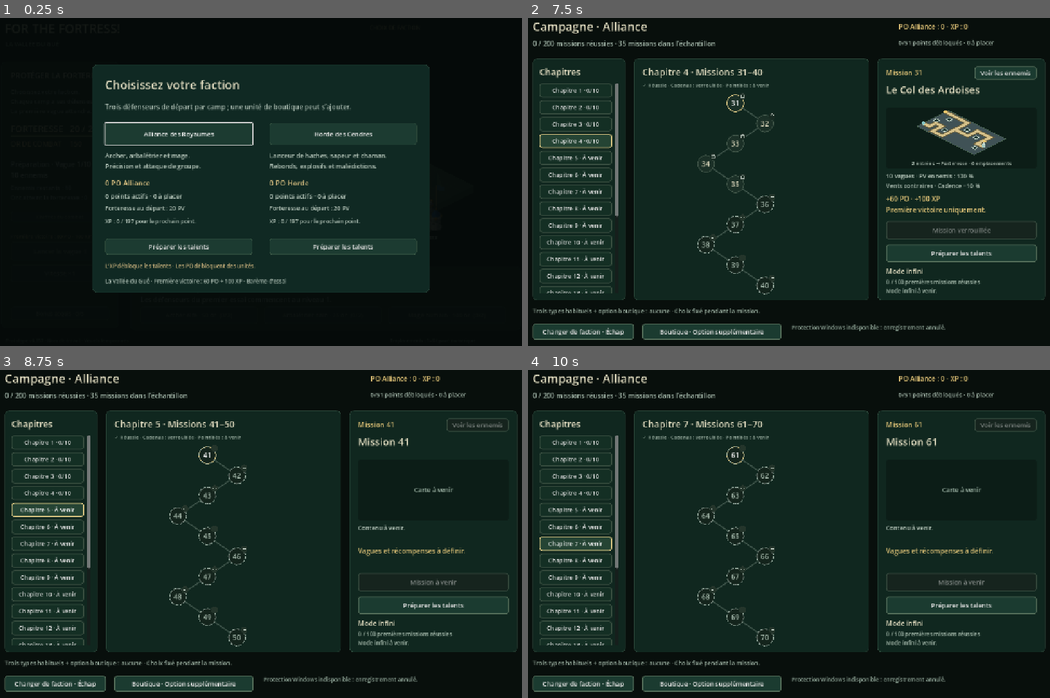
Above: before the commit, frames 1-4 (two rows, left to right).
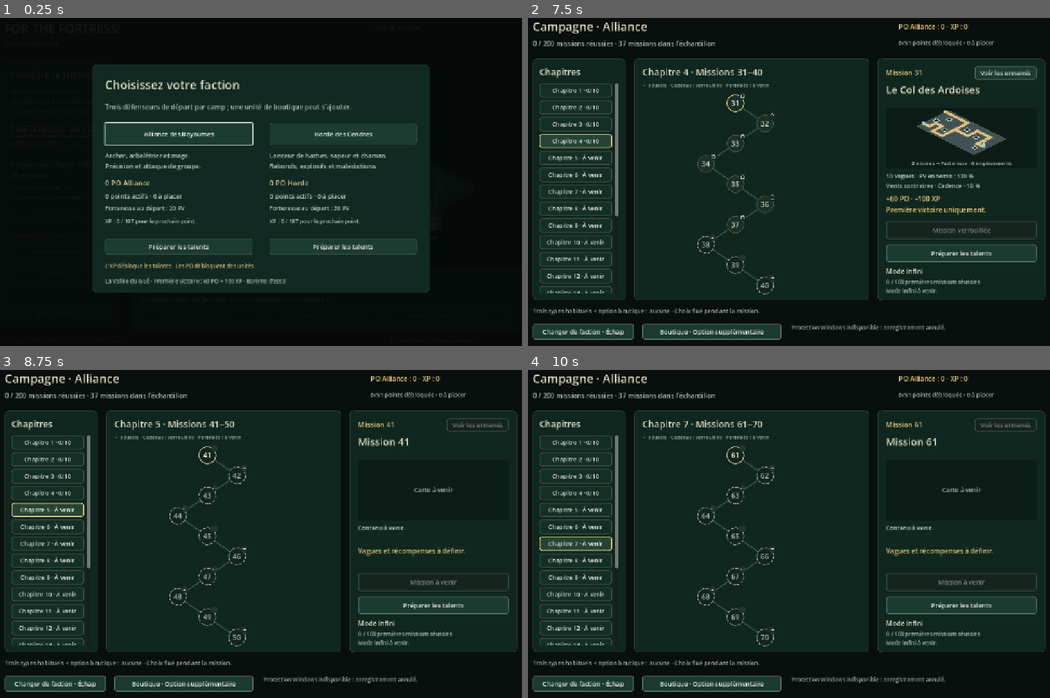
Above: after the commit, the same moments.

Repository: tomy1up/For-The-Fortress
Game: Godot game, scene res://scenes/main.tscn
The game is run twice, just before and just after one commit, with the same random seed, the same clock (stepped at 60 frames per second) and the same inputs.
Inputs:
- Up to frame 1 (0.25 s): no input
- Up to frame 2 (7.5 s): click "Alliance des Royaumes" at 0.5 s; click "Jouer la mission 1" at 1.25 s; click "Jouer la mission 1" at 2 s; click "Horde des Cendres" at 2.75 s; click "Préparer les talents" at 3.5 s; click "Préparer les talents" at 4.25 s; click "Chapitre 1 · 0/10" at 5 s; click "Chapitre 2 · 0/10" at 5.75 s; click "Chapitre 3 · 0/10" at 6.5 s; click "Chapitre 4 · 0/10" at 7.25 s
- Up to frame 3 (8.75 s): click "Chapitre 5 · À venir" at 8 s
- Up to frame 4 (10 s): click "Chapitre 6 · À venir" at 8.75 s; click "Chapitre 7 · À venir" at 9.5 s

The runs differ from the first frame. In frame 2, less than 0.1% of the frame differs, in the area x 18-48%, y 6-66%; in frame 3, less than 0.1%; in frame 4, less than 0.1%.

Commit message:
release: add headwinds missions 36 and 37 in v0.158

Diff:
--- a/prototype/project.godot
+++ b/prototype/project.godot
@@ -3,7 +3,7 @@
 
 [application]
 config/name="For the Fortress! — La Vallée du Gué"
-config/version="0.157"
+config/version="0.158"
 run/main_scene="res://scenes/main.tscn"
 config/features=PackedStringArray("4.7", "GL Compatibility")
 
--- a/prototype/scripts/campaign_catalogue.gd
+++ b/prototype/scripts/campaign_catalogue.gd
@@ -24,7 +24,7 @@
 		var titles: Array[String] = ["La Vallée du Gué","Le Bois du Gué","Les Hauts du Gué","Les Détours du Gué","La Clairière du Gué","Le Défilé du Gué","Les Lacets du Gué","Le Sentier du Gué","Les Abords du Gué","Les Remparts du Gué"]
 		result.merge({"title":titles[(number-1)%10],"available":true,"map_id":maps[(number-1)%10],"hp_percent":99+number,"po":60,"xp":100,"waves":10},true)
 		if number > 10: result.wave_set_id = "ford_banks"
-	elif number <= 35:
+	elif number <= 37:
 		var maps: Array[String] = ["slate_pass","slate_ridges","slate_scree","slate_ravine","slate_gates","slate_crossing","slate_laces","slate_cirque","slate_high_passages","slate_bastion"]
 		var titles: Array[String] = ["Le Col des Ardoises","Les Crêtes des Ardoises","Les Éboulis des Ardoises","Le Ravin des …(182 unchanged characters)…
 		result.merge({"title":titles[(number-21)%10],"available":true,"map_id":maps[(number-21)%10],"hp_percent":99+number,"po":60,"xp":100,"waves":10},true)
--- a/prototype/scripts/main.gd
+++ b/prototype/scripts/main.gd
@@ -776,7 +776,7 @@
 	var mountain_number := 21
 	if variant.begins_with("ridges"): mountain_number = 22
 	if variant.begins_with("mountain"):
-		mountain_number = clampi(variant.trim_prefix("mountain").trim_suffix("play").to_int(),23,35)
+		mountain_number = clampi(variant.trim_prefix("mountain").trim_suffix("play").to_int(),23,37)
 	if (variant.begins_with("terrain") and variant.trim_prefix("terrain").is_valid_int()) or mountain_preview:
 		var target := mountain_number if mountain_preview else clampi(int(variant.trim_prefix("terrain")),2,10)
 		for number in range(1,target):
--- a/prototype/scripts/valley_model.gd
+++ b/prototype/scripts/valley_model.gd
@@ -191,7 +191,7 @@
 	action_history.append(entry)
 
 static func valid_enemy_hp_percent(value: Variant) -> bool:
-	return (value is int or value is float) and is_finite(float(value)) and value == floorf(float(value)) and value >= 100 and value <= 134
+	return (value is int or value is float) and is_finite(float(value)) and value == floorf(float(value)) and value >= 100 and value <= 136
 
 func configure_combat_affix(value: Variant) -> bool:
 	if not value is Dictionary or not action_history.is_empty() or phase != "preparation" or wave != 1 or gold != INITIAL_GOLD: return false
--- a/prototype/tests/test_campaign_preview.gd
+++ b/prototype/tests/test_campaign_preview.gd
@@ -37,7 +37,7 @@
 		screen.refresh();screen._select(1)
 		check(screen.terrain_preview.definition.id == "ford_woods" and not screen.start_button.disabled,"La même carte devient jouable après le succès requis")
 		before = JSON.stringify(p.data)
-		screen._chapter(4);screen._select(5)
+		screen._chapter(4);screen._select(7)
 		check(screen.terrain_preview.definition.is_empty() and screen.terrain_preview.geometry().is_empty() and screen.start_button.disabled,"Un contenu à venir n’emprunte pas le terrain du Gué ni celui précédemment consulté")
 		screen._chapter(20);screen._select(9)
 		check(screen.terrain_preview.geometry().is_empty() and JSON.stringify(p.data) == before,"Les chapitres futurs restent sans terrain inventé et sans effet sur les acquis")
--- a/prototype/tests/test_campaign_progress.gd
+++ b/prototype/tests/test_campaign_progress.gd
@@ -15,8 +15,8 @@
 		var id: String = Catalogue.id_for(number);var definition: Dictionary = Catalogue.definition(number)
 		check(not ids.has(id) and Catalogue.number_for(id) == number,"Identifiant de mission unique et stable sur les deux cents positions")
 		ids[id] = true
-		if number > 35: check(not definition.available and not definition.has("po") and not definition.has("xp") and Catalogue.runtime(id).is_empty(),"Contenu absent non jouable, sans récompense inventée")
-	check(Catalogue.available_count() == 35 and Catalogue.runtime("campaign.001") == {"id":"campaign.001","po":60,"xp":100,"waves":10,"map_id":"valley_ford","hp_percent":100},"La mission du Gué et ses gains de référence restent inchangés")
+		if number > 37: check(not definition.available and not definition.has("po") and not definition.has("xp") and Catalogue.runtime(id).is_empty(),"Contenu absent non jouable, sans récompense inventée")
+	check(Catalogue.available_count() == 37 and Catalogue.runtime("campaign.001") == {"id":"campaign.001","po":60,"xp":100,"waves":10,"map_id":"valley_ford","hp_percent":100},"La mission du Gué et ses gains de référence restent inchangés")
 	for invalid in ["campaign.1","campaign.000","campaign.201","campaign.+001","campaign.0001","campaign.001.extra",null,1]: check(Catalogue.number_for(invalid) == 0,"Identifiant non canonique refusé")
 	for number in [0,-1,201]: check(Catalogue.definition(number).is_empty() and Catalogue.id_for(number).is_empty(),"Position hors parcours refusée")
 	for pair in [[1,1],[10,1],[11,2],[20,2],[21,3],[100,10],[101,11],[200,20]]: check(Catalogue.definition(pair[0]).chapter == pair[1],"Dix missions par chapitre aux frontières du parcours")
--- a/prototype/tests/test_campaign_sample.gd
+++ b/prototype/tests/test_campaign_sample.gd
@@ -36,7 +36,7 @@
 				check(is_equal_approx(scaled.hp,base.hp*percent/100.0) and scaled.hp == scaled.max_hp,"Les PV initiaux et maximum appliquent exactement le pourcentage demandé")
 				for key in ["speed","reward","fortress_damage","identity_id","origin"]: check(scaled[key] == base[key],"Vitesse, gains, dégâts à la forteresse et identité de faction inchangés")
 	var m = Model.new()
-	for invalid in [0,99,135,100.5,true,"101",null,INF]: check(not m.configure_enemy_hp(invalid) and m.enemy_hp_percent == 100,"Réglage absent, non entier ou hors de l’échantillon refusé sans effet")
+	for invalid in [0,99,137,100.5,true,"101",null,INF]: check(not m.configure_enemy_hp(invalid) and m.enemy_hp_percent == 100,"Réglage absent, non entier ou hors de l’échantillon refusé sans effet")
 	check(m.configure_enemy_hp(101) and m.select_faction(0) and not m.configure_enemy_hp(102),"Le pourcentage est configuré avant le départ puis figé")
 	m.start();m.advance(0)
 	check(not m.enemies.is_empty() and m.enemies[0].max_hp == Model.scaled_enemy_hp(m.enemies[0].type,101),"Le moteur applique les PV réglés aux apparitions réelles")
@@ -68,7 +68,7 @@
 			if number > 1:
 				var bad: Dictionary = reports[0].duplicate(true);bad.enemy_hp_percent = 100
 				check(not Replay.verify(bad).ok,"Un rapport dont le pourcentage a été falsifié est rejeté")
-				bad.enemy_hp_percent = 135;check(not Replay.verify(bad).ok,"Un rapport ne peut pas imposer une difficulté non prise en charge")
+				bad.enemy_hp_percent = 137;check(not Replay.verify(bad).ok,"Un rapport ne peut pas imposer une difficulté non prise en charge")
 				bad.erase("enemy_hp_percent");check(not Replay.verify(bad).ok,"Supprimer les règles de PV du rapport ne permet pas un rejeu incohérent")
 		var scene = Main.new();root.add_child(scene);scene.set_process(false)
 		var p = Profile.new("");scene.meta_profile = p;scene._open_campaign(faction)
--- a/prototype/tests/test_campaign_states.gd
+++ b/prototype/tests/test_campaign_states.gd
@@ -25,7 +25,7 @@
 			if chapter == 3:
 				check(menu.nodes.all(func(node): return node.state=="locked"),"Les dix missions du chapitre 3 attendent les réussites préalables")
 			if chapter == 4:
-				check(menu.nodes.slice(0,5).all(func(node):return node.state=="locked") and menu.nodes.slice(5).all(func(node):return node.state=="future"),"Cinq missions verrouillées et cinq missions à venir au chapitre 4")
+				check(menu.nodes.slice(0,7).all(func(node):return node.state=="locked") and menu.nodes.slice(7).all(func(node):return node.state=="future"),"Sept missions verrouillées et trois missions à venir au chapitre 4")
 			if chapter > 4:
 				check(menu.chapter_buttons[chapter-1].text.contains("À venir"),"Un chapitre sans contenu jouable ne prétend pas être prêt")
 				for node in menu.nodes: check(node.state == "future" and not node.locked,"Les nœuds d’un chapitre futur restent consultables, sans faux cadenas de progression")
--- a/prototype/tests/test_chapter_one.gd
+++ b/prototype/tests/test_chapter_one.gd
@@ -48,7 +48,7 @@
 			var scaled: Dictionary = Model.make_enemy(0,type,0,0,entry.hp_percent)
 			check(is_equal_approx(scaled.max_hp,base.hp*entry.hp_percent/100.0),"PV exacts sans arrondi prématuré")
 			for key in ["speed","reward","fortress_damage","identity_id"]: check(scaled[key] == base[key],"Le changement de mission ne gonfle ni vitesse, ni récompense, ni dégâts à la forteresse")
-	check(not Catalogue.definition(36).available and Catalogue.runtime("campaign.036").is_empty(),"La mission 36 reste à venir, sans contenu annoncé comme jouable")
+	check(not Catalogue.definition(38).available and Catalogue.runtime("campaign.038").is_empty(),"La mission 38 reste à venir, sans contenu annoncé comme jouable")
 	for faction in range(2):
 		for number in range(4,11):
 			var entry: Dictionary = Catalogue.definition(number);var reports: Array = []
--- a/prototype/tests/test_headwinds.gd
+++ b/prototype/tests/test_headwinds.gd
@@ -57,7 +57,7 @@
 			check(Report.markdown(report).contains("−10 %"),"Rapport lisible avec le dosage de l'affixe")
 			report.combat_affix.cadence_percent = "90"
 			check(not Replay.verify(report).ok,"Rapport contenant un affixe invalide refusé")
-	for case in [[0,31],[1,31],[0,32],[1,32],[0,33],[1,33],[0,34],[1,34],[0,35],[1,35]]:
+	for case in [[0,31],[1,31],[0,32],[1,32],[0,33],[1,33],[0,34],[1,34],[0,35],[1,35],[0,36],[1,36],[0,37],[1,37]]:
 		var camp: int = case[0]
 		var mission: int = case[1]
 		var game := Main.new()
@@ -71,7 +71,7 @@
 			var run: int = profile.begin_mission(camp,Main.CampaignCatalogue.id_for(number),60,10,100)
 			check(profile.credit_mission(run,camp,10,true),"Préparation du parcours isolé")
 		var first: int = 5 if camp==0 else 0
-		if camp==1 and mission==32: first = 10
+		if camp==1 and mission in [32,36,37]: first = 10
 		var tree: int = Talents.coordinates(first).x
 		for index in [first,first,first,first,first,Talents.index_for(tree,1)]:
 			check(profile.allocate(camp,index),"Talents de départ financés par les missions préalables")
@@ -98,8 +98,11 @@
 		model.rng.seed = 7
 		var types: Array = [0,1,2] if camp==0 else [3,3,5]
 		if mission==32: types = [0,0,2] if camp==0 else [4,4,3]
+		if mission==36: types = [1,1,0] if camp==0 else [4,4,3]
+		if camp==1 and mission==37: types = [4,4,3]
 		var slots := [3,4,2]
 		if camp==1 and mission==35: slots = [4,3,2]
+		if mission==37: slots = [4,3,2]
 		var army_slots: Array = slots.duplicate()
 		if camp==1 and mission==32: army_slots.append(0)
 		check(model.buy(slots[0],types[0]) and model.buy(slots[1],types[1]),"Défense initiale dans le budget normal")
--- a/prototype/tests/test_mission_scout.gd
+++ b/prototype/tests/test_mission_scout.gd
@@ -75,7 +75,7 @@
 			check(JSON.stringify(profile.data)==before,"Lire les rencontres ne modifie aucune progression")
 			await escape()
 			check(menu.visible and not scout.visible and not menu.overlay_blocked and root.gui_get_focus_owner()==menu.scout_button,"Échap revient au bouton d’origine sans quitter le parcours")
-		menu._chapter(4);menu._select(5);check(menu.scout_button.disabled,"Les missions futures n’inventent pas de rencontres")
+		menu._chapter(4);menu._select(7);check(menu.scout_button.disabled,"Les missions futures n’inventent pas de rencontres")
 		menu._scout();check(not scout.visible,"Le contenu futur ne s’ouvre pas")
 		menu._chapter(1);menu._scout();menu.close();check(not scout.visible and scout.entries.is_empty(),"Quitter le parcours efface la consultation")
 		menu.open(profile,1-camp);check(not scout.visible and not menu.overlay_blocked,"Aucune ancienne faction ne reste affichée après changement")
Not shown, changed: prototype/distribution/LIRE_MOI.txt
Not shown, changed: prototype/export_presets.cfg
Not shown, changed: design/Biomes_cumul_2026-10-31.md
Not shown, added: design/Missions_036_037_Vents_contraires.md
Not shown, added: design/essais/v0158_release_notes.md
Not shown, changed: prototype/Exporter_Windows.ps1
